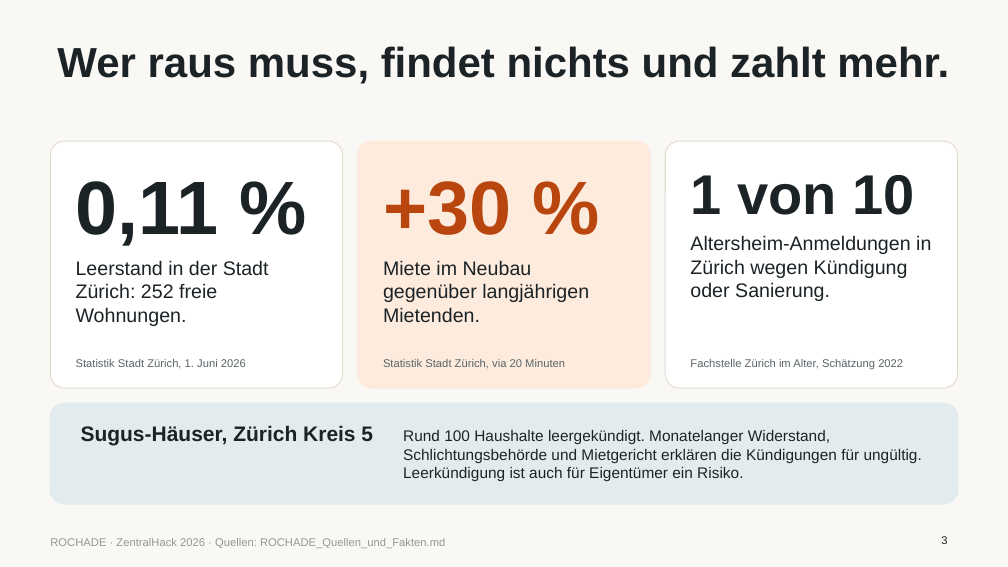
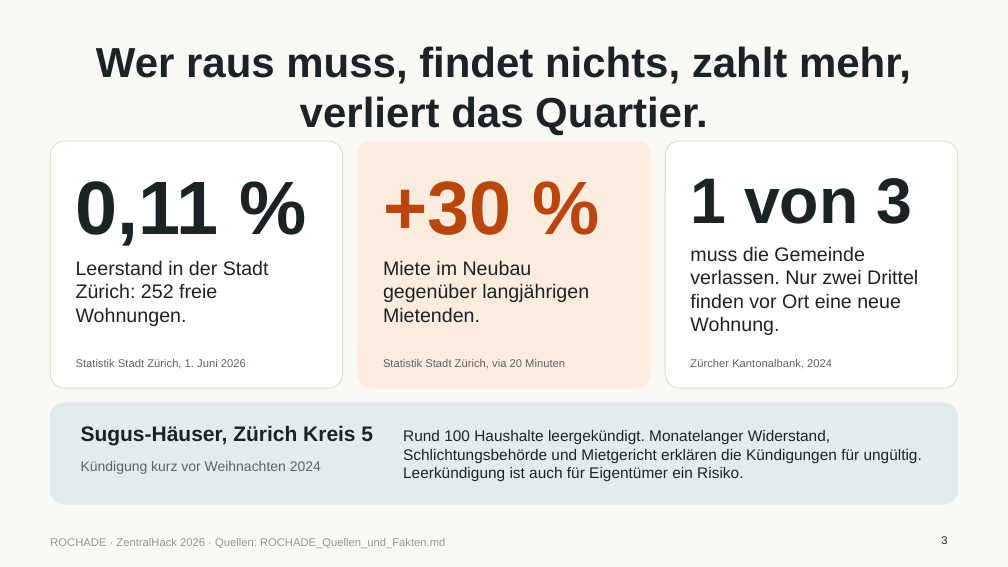
Before and after one commit to platret/ROCHADE, a slide deck: slide 3 of pitch/ROCHADE_Pitch.pptx. Drawn at 1008x567 pixels with LibreOffice and Linux fonts; fonts in the diff are those of the drawing. Boxes give left, top, right and bottom in pixels: in the first picture for what was removed or moved away, otherwise in the second. Text is boxed around its words. In the diff, an @@ line names an element or a change of style, - is before the commit and + after.

```diff
--- a/pitch/ROCHADE_Pitch.pptx
+++ b/pitch/ROCHADE_Pitch.pptx
@@ title at <box>96,46,911,136</box>: text changed @@
-Wer raus muss, findet nichts und zahlt mehr.
+Wer raus muss, findet nichts, zahlt mehr, verliert das Quartier.
@@ text at <box>690,178,912,224</box>: text changed; size 40 to 46 pt @@
-1 von 10
+1 von 3
@@ text at <box>690,246,918,335</box>: text changed @@
-Altersheim-Anmeldungen in Zürich wegen Kündigung oder Sanierung.
+muss die Gemeinde verlassen. Nur zwei Drittel finden vor Ort eine neue Wohnung.
@@ text at <box>690,359,832,368</box>: text changed @@
-Fachstelle Zürich im Alter, Schätzung 2022
+Zürcher Kantonalbank, 2024
@@ text added at <box>81,461,321,474</box>, 10 pt, text #5B6468 @@
+Kündigung kurz vor Weihnachten 2024
```
Also in this commit, not shown: 5 other slides changed, 2 slides added, 2 slides removed, 2 other files.
